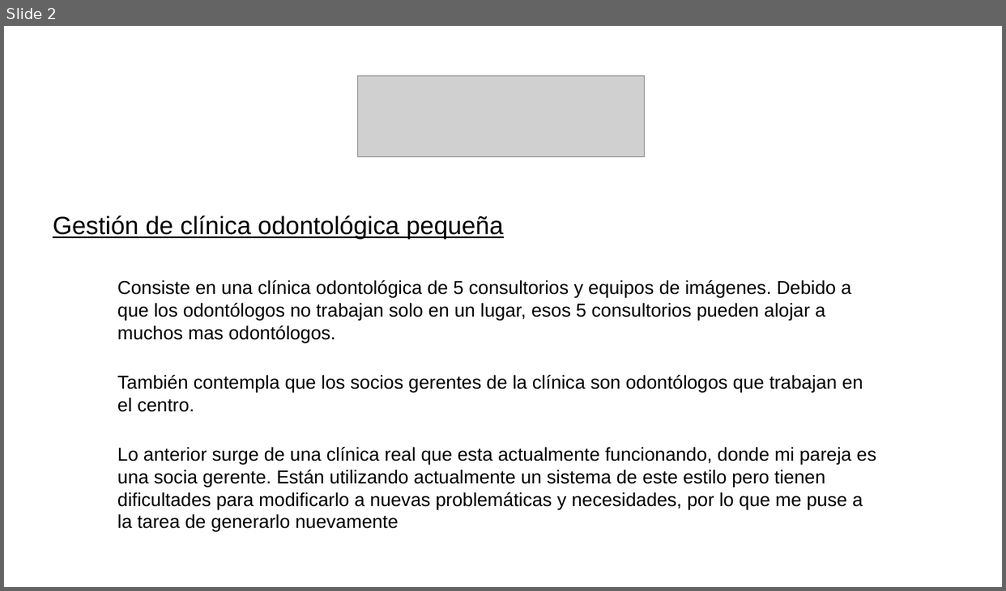
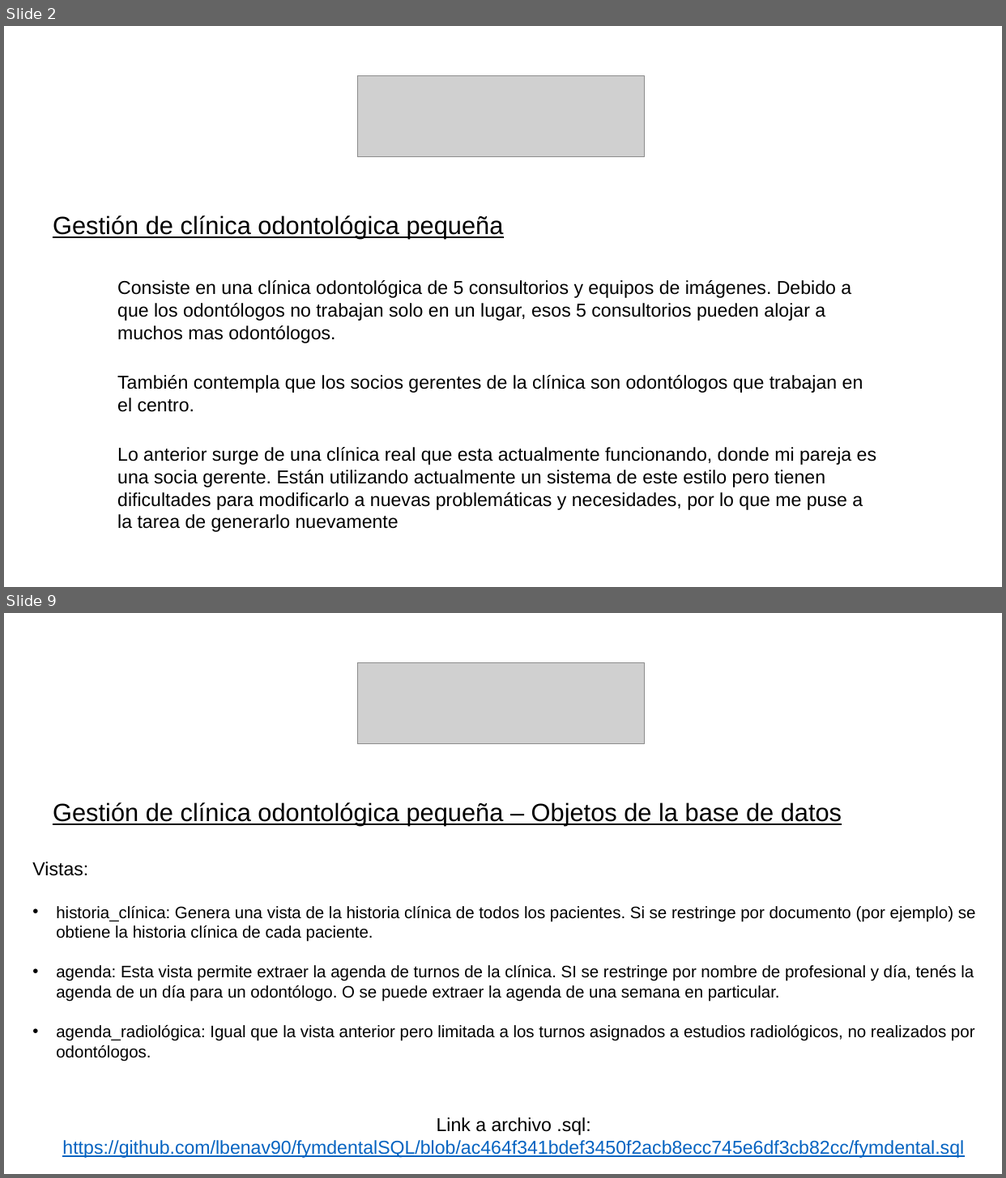
Before and after one commit to lbenav90/fymdentalSQL, a slide deck: benavidesSQL2.pptx. Shown one above the other, each under a label of ours: slide 2 before the commit, slides 2 and 9 after it; the slides between them are not shown. The pictures are 1006x591 and 1006x1178 pixels, drawn with LibreOffice and Linux fonts; fonts in the diff are those of the drawing; grey boxes stand for pictures. Boxes give left, top, right and bottom in pixels: in the first picture for what was removed or moved away, otherwise in the second. Text is boxed around its words. In the diff, an @@ line names an element or a change of style, - is before the commit and + after.

```diff
--- a/benavidesSQL2.pptx
+++ b/benavidesSQL2.pptx
@@ slide 9 added at <box>4,613,1002,1174</box>, background #FFFFFF @@
@@ picture added at <box>357,663,644,745</box> @@
@@ text added at <box>53,803,842,826</box>, 24 pt, text #000000, underline @@
+Gestión de clínica odontológica pequeña – Objetos de la base de datos
@@ text added at <box>32,862,976,1062</box>, 16 pt, text #000000 @@
+Vistas:
+• historia_clínica: Genera una vista de la historia clínica de todos los pacientes. Si se restringe por documento (por ejemplo) se obtiene la historia clínica de cada paciente.
+• agenda: Esta vista permite extraer la agenda de turnos de la clínica. SI se restringe por nombre de profesional y día, tenés la agenda de un día para un odontólogo. O se puede extraer la agenda de una semana en particular.
+• agenda_radiológica: Igual que la vista anterior pero limitada a los turnos asignados a estudios radiológicos, no realizados por odontólogos.
@@ text added at <box>62,1118,964,1158</box>, 18 pt, text #0563C1, underline @@
+Link a archivo .sql:
+https://github.com/lbenav90/fymdentalSQL/blob/ac464f341bdef3450f2acb8ecc745e6df3cb82cc/fymdental.sql
```
Also in this commit, not shown: 3 slides changed, 5 other slides added.
